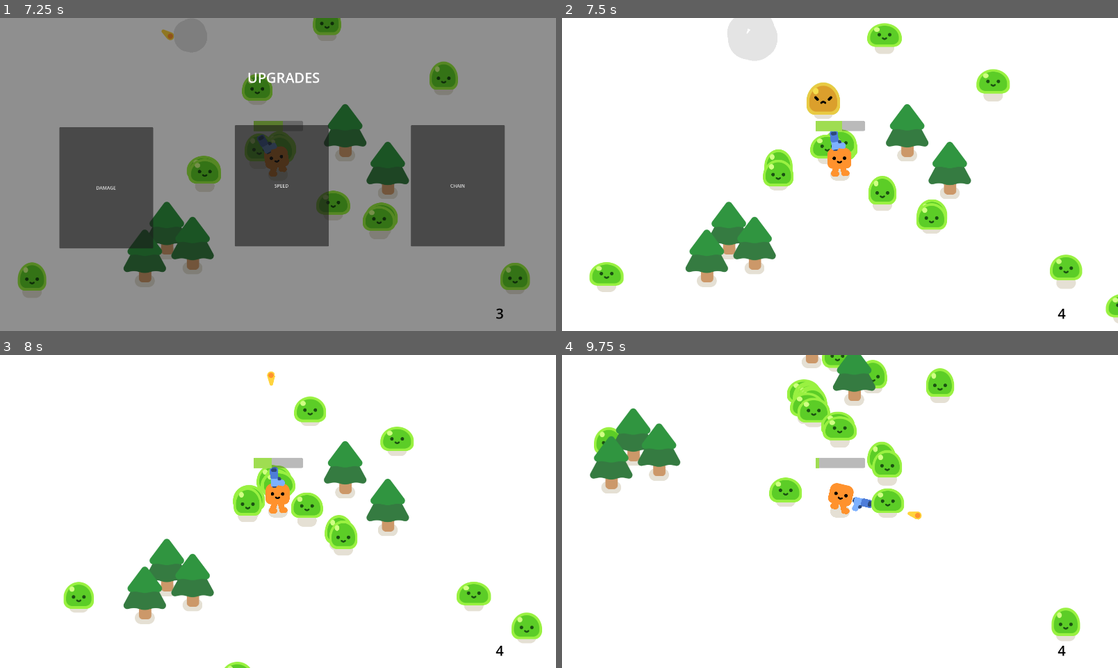
Above: before the commit, frames 1-4 (two rows, left to right).
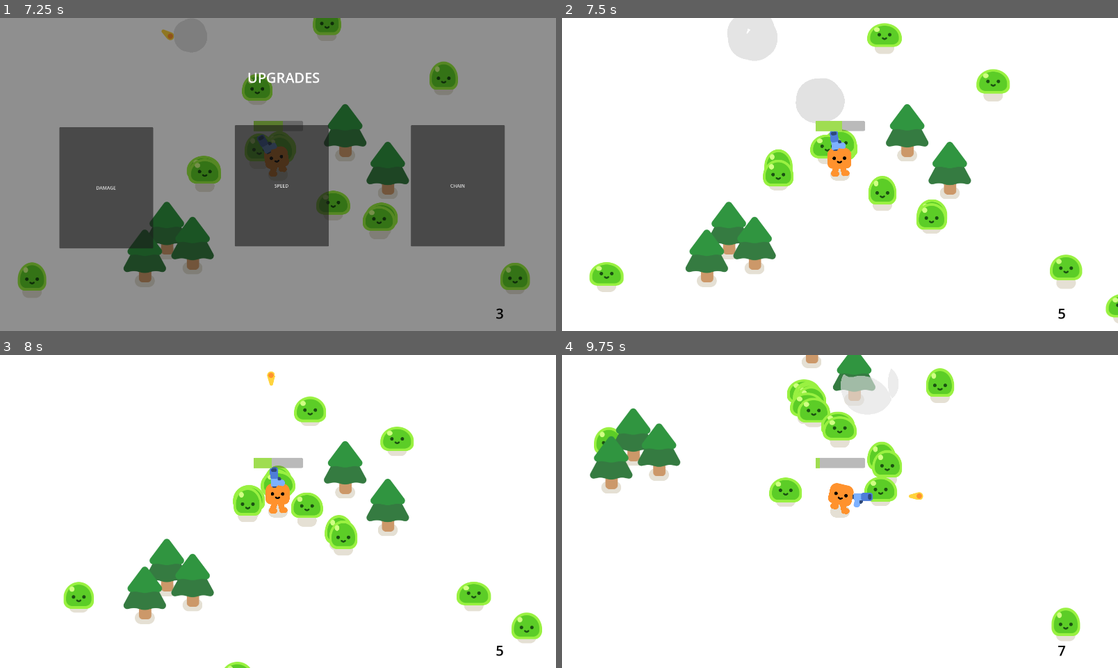
Above: after the commit, the same moments.

Repository: dpassailaigue/QGDC_Game_Jam_2026_DArtagnan_Gavin
Game: Godot game, scene res://survivors_game.tscn
Same seed, same stepped clock (60 frames per second), same inputs: the game is played once before the commit and once after it.
Inputs:
- Up to frame 1 (7.25 s): hold D (move_right) 0.53-1.28 s; hold S (move_down) 1.28-2.03 s; hold D (move_right) 2.03-2.78 s; hold W (move_up) 2.78-3.53 s; hold A (move_left) 3.53-5.03 s; hold S (move_down) 5.03-5.78 s; hold D (move_right) 5.78-6.53 s; hold W (move_up) from 6.53 s (still down)
- Up to frame 2 (7.5 s): release W (move_up) at 7.25 s; click "DAMAGE" at 7.25 s
- Up to frame 3 (8 s): no input
- Up to frame 4 (9.75 s): hold D (move_right) 8.03-8.78 s; hold S (move_down) 8.78-9.53 s; hold A (move_left) from 9.53 s (still down)

Frame 1 is identical in both runs. In frame 2, 1.0% of the frame differs, in the area x 42-91%, y 19-97%; in frame 3, 0.1%; in frame 4, 1.6%, in the area x 43-91%, y 0-97%.

Commit message:
Upgrades now properly change parameters
Upgrades now signal to respective scenes whether their properties need to be changed

Diff:
--- a/Game Jam Project/bullet_2d.gd
+++ b/Game Jam Project/bullet_2d.gd
@@ -1,11 +1,16 @@
 extends Area2D
 
-var chain_length = 2
+static var chain_length = 2
 var chain = chain_length
 var travelled_distance = 0
 
+@onready var game = get_node("/root/Game")
+
+func _ready() -> void:
+	game.upgrade_select.connect(_on_upgrade_select)
 
 func _physics_process(delta):
+	print(chain_length)
 	const SPEED = 10000
 	const RANGE = 12000
 
@@ -35,3 +40,7 @@
 		find_enemy()
 	if body.has_method("take_damage"):
 		body.take_damage()
+
+static func _on_upgrade_select(upgrade_name):
+	if upgrade_name == "CHAIN":
+		chain_length += 1
--- a/Game Jam Project/game.gd
+++ b/Game Jam Project/game.gd
@@ -1,6 +1,13 @@
 extends Node2D
 
 signal xp
+signal upgrade_select(upgrade_name: String)
+
+@onready var buttons = [%Button1, %Button2, %Button3]
+
+func _ready() -> void:
+	for button in buttons:
+		button.pressed.connect(_on_button_pressed.bind(button.text))
 
 func spawn_mob():
 	%PathFollow2D.progress_ratio = randf()
@@ -26,6 +33,7 @@
 	get_tree().paused = true
 
 
-func _on_button_pressed() -> void:
+func _on_button_pressed(upgrade_name) -> void:
+	upgrade_select.emit(upgrade_name)
 	%UpgradeScreen.hide()
 	get_tree().paused = false
--- a/Game Jam Project/mob.gd
+++ b/Game Jam Project/mob.gd
@@ -2,15 +2,17 @@
 
 signal died
 
-
 var speed = randf_range(200, 300)
+static var damage = 1
 var health = 3
 
 @onready var player = get_node("/root/Game/Player")
+@onready var game = get_node("/root/Game")
 
 
 func _ready():
 	%Slime.play_walk()
+	game.upgrade_select.connect(_on_upgrade_select)
 
 
 func _physics_process(_delta):
@@ -21,12 +23,16 @@
 
 func take_damage():
 	%Slime.play_hurt()
-	health -= 1
+	health -= damage
 
-	if health == 0:
+	if health <= 0:
 		var smoke_scene = preload("res://smoke_explosion/smoke_explosion.tscn")
 		var smoke = smoke_scene.instantiate()
 		died.emit()
 		get_parent().add_child(smoke)
 		smoke.global_position = global_position
 		queue_free()
+
+static func _on_upgrade_select(upgrade_name):
+	if upgrade_name == "DAMAGE":
+		damage += 1
--- a/Game Jam Project/player.gd
+++ b/Game Jam Project/player.gd
@@ -8,11 +8,12 @@
 var upgrade_need = 4
 var level = 1
 
+var speed = 600.0
+
 func _physics_process(delta):
 	%Label.text = str(xp)
-	const SPEED = 600.0
 	var direction = Input.get_vector("move_left", "move_right", "move_up", "move_down")
-	velocity = direction * SPEED
+	velocity = direction * speed
 
 	move_and_slide()
 
@@ -39,3 +40,8 @@
 	xp += 1
 	if xp >= upgrade_need:
 		upgrade()
+
+
+func _on_game_upgrade_select(upgrade_name: String) -> void:
+	if upgrade_name == "SPEED":
+		speed += 200.0
--- a/Game Jam Project/survivors_game.tscn
+++ b/Game Jam Project/survivors_game.tscn
@@ -61,6 +61,54 @@
 horizontal_alignment = 1
 vertical_alignment = 1
 
+[node name="UpgradeScreen" type="CanvasLayer" parent="." unique_id=1191910023]
+unique_name_in_owner = true
+visible = false
+
+[node name="ColorRect" type="ColorRect" parent="UpgradeScreen" unique_id=60451961]
+offset_right = 1920.0
+offset_bottom = 1080.0
+color = Color(0, 0, 0, 0.4392157)
+
+[node name="Button1" type="Button" parent="UpgradeScreen/ColorRect" unique_id=1960688322]
+unique_name_in_owner = true
+process_mode = 3
+layout_mode = 0
+offset_left = 205.0
+offset_top = 377.0
+offset_right = 529.0
+offset_bottom = 795.0
+text = "DAMAGE"
+
+[node name="Button2" type="Button" parent="UpgradeScreen/ColorRect" unique_id=1897160357]
+unique_name_in_owner = true
+process_mode = 3
+layout_mode = 0
+offset_left = 811.0
+offset_top = 370.0
+offset_right = 1135.0
+offset_bottom = 788.0
+text = "SPEED"
+
+[node name="Button3" type="Button" parent="UpgradeScreen/ColorRect" unique_id=1883198353]
+unique_name_in_owner = true
+process_mode = 3
+layout_mode = 0
+offset_left = 1419.0
+offset_top = 370.0
+offset_right = 1743.0
+offset_bottom = 788.0
+text = "CHAIN"
+
+[node name="Label" type="Label" parent="UpgradeScreen/ColorRect" unique_id=1659296721]
+layout_mode = 0
+offset_left = 854.0
+offset_top = 172.0
+offset_right = 1135.0
+offset_bottom = 270.0
+text = "UPGRADES"
+label_settings = SubResource("LabelSettings_cobfd")
+
 [node name="CanvasLayer" type="CanvasLayer" parent="." unique_id=1066809076]
 layer = -32
 
@@ -104,55 +152,8 @@
 [node name="PineTree10" parent="." unique_id=1043826134 groups=["environment"] instance=ExtResource("3_6h7ij")]
 position = Vector2(-573, -231)
 
-[node name="UpgradeScreen" type="CanvasLayer" parent="." unique_id=1191910023]
-unique_name_in_owner = true
-visible = false
-
-[node name="ColorRect" type="ColorRect" parent="UpgradeScreen" unique_id=60451961]
-offset_right = 1920.0
-offset_bottom = 1080.0
-color = Color(0, 0, 0, 0.4392157)
-
-[node name="Button1" type="Button" parent="UpgradeScreen/ColorRect" unique_id=1960688322]
-process_mode = 3
-layout_mode = 0
-offset_left = 205.0
-offset_top = 377.0
-offset_right = 529.0
-offset_bottom = 795.0
-text = "DAMAGE"
-
-[node name="Button2" type="Button" parent="UpgradeScreen/ColorRect" unique_id=1897160357]
-process_mode = 3
-layout_mode = 0
-offset_left = 811.0
-offset_top = 370.0
-offset_right = 1135.0
-offset_bottom = 788.0
-text = "SPEED"
-
-[node name="Button3" type="Button" parent="UpgradeScreen/ColorRect" unique_id=1883198353]
-process_mode = 3
-layout_mode = 0
-offset_left = 1419.0
-offset_top = 370.0
-offset_right = 1743.0
-offset_bottom = 788.0
-text = "CHAIN"
-
-[node name="Label" type="Label" parent="UpgradeScreen/ColorRect" unique_id=1659296721]
-layout_mode = 0
-offset_left = 854.0
-offset_top = 172.0
-offset_right = 1135.0
-offset_bottom = 270.0
-text = "UPGRADES"
-label_settings = SubResource("LabelSettings_cobfd")
-
+[connection signal="upgrade_select" from="." to="Player" method="_on_game_upgrade_select"]
 [connection signal="xp" from="." to="Player" method="_on_game_xp"]
 [connection signal="timeout" from="Timer" to="." method="_on_timer_timeout"]
 [connection signal="health_depleted" from="Player" to="." method="_on_player_health_depleted"]
 [connection signal="upgraded" from="Player" to="." method="_on_player_upgraded"]
-[connection signal="pressed" from="UpgradeScreen/ColorRect/Button1" to="." method="_on_button_pressed"]
-[connection signal="pressed" from="UpgradeScreen/ColorRect/Button2" to="." method="_on_button_pressed"]
-[connection signal="pressed" from="UpgradeScreen/ColorRect/Button3" to="." method="_on_button_pressed"]
